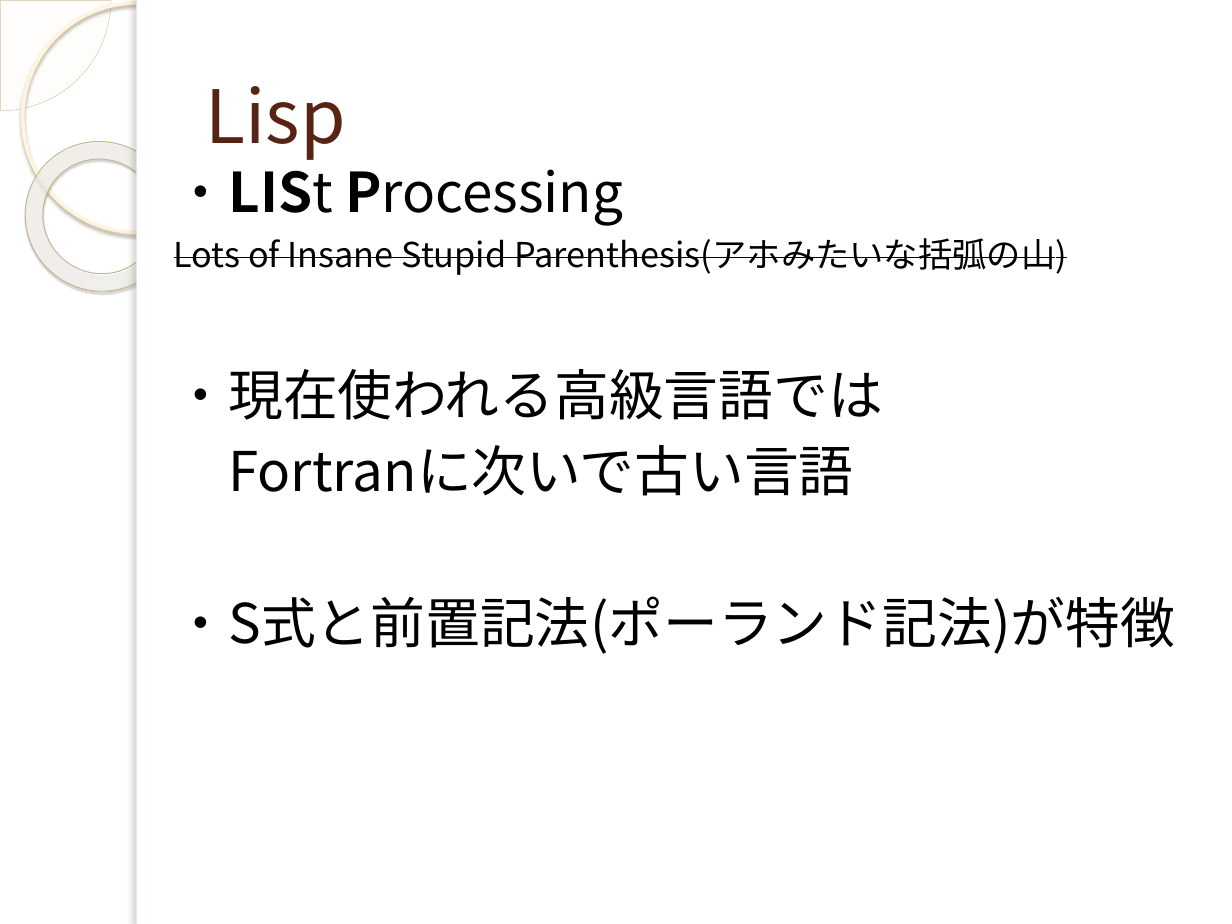
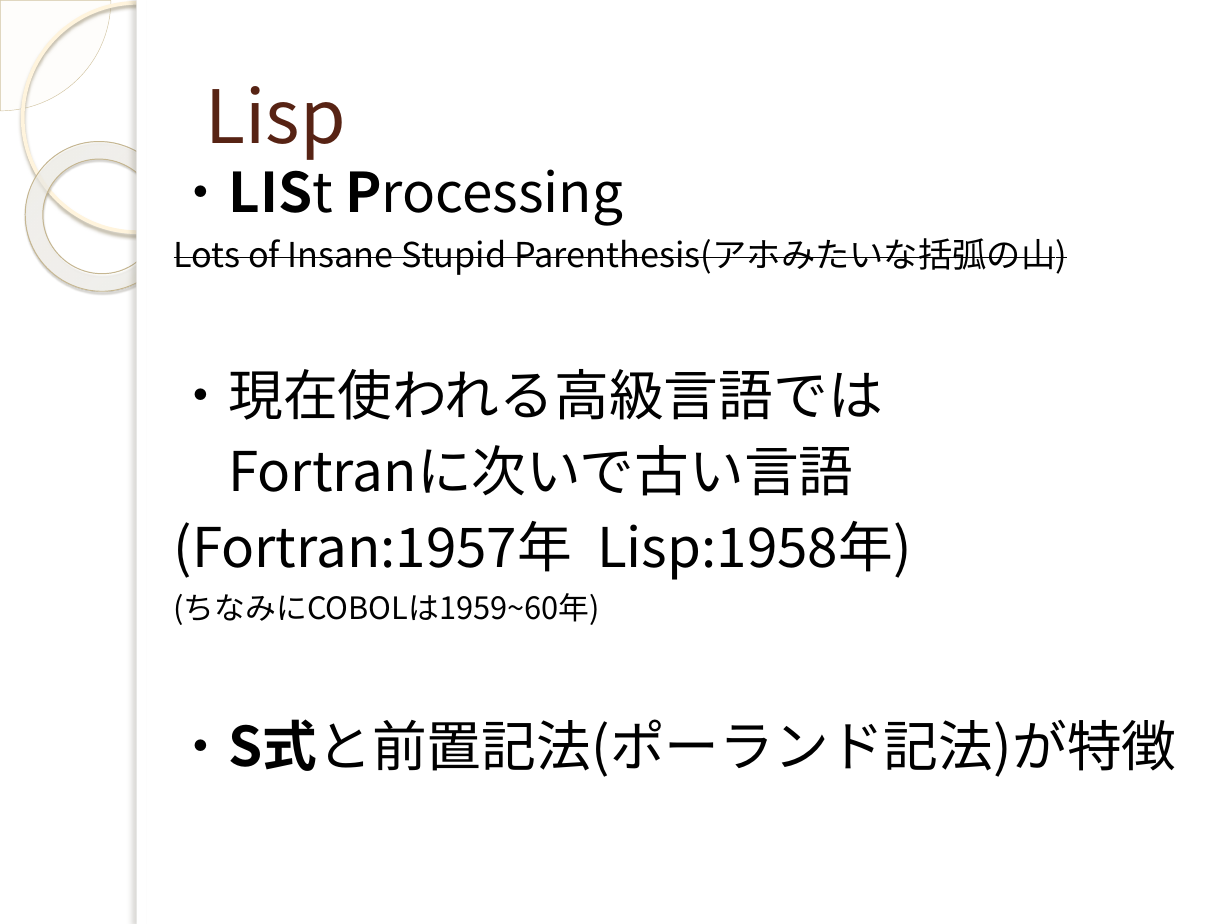
Before and after one commit to yuridonus/FEstudy, a slide deck: slide 8 of scheme.pptx (slide 9 before the commit). Drawn at 1232x924 pixels with LibreOffice and Linux fonts; fonts in the diff are those of the drawing; background and template pictures are left out. Boxes give left, top, right and bottom in pixels: in the first picture for what was removed or moved away, otherwise in the second. Text is boxed around its words. In the diff, an @@ line names an element or a change of style, - is before the commit and + after.

```diff
--- a/scheme.pptx
+++ b/scheme.pptx
@@ text at [174, 521, 912, 625]: paragraphs added @@
+(Fortran:1957年 Lisp:1958年)
+(ちなみにCOBOLは1959~60年)
@@ text at [174, 719, 1177, 777]: bold on in "・S式と前置記法(ポーランド記法)が特徴" @@
```
Also in this commit, not shown: 18 other slides changed, 1 slide added, 6 slides removed, 3 other files.
